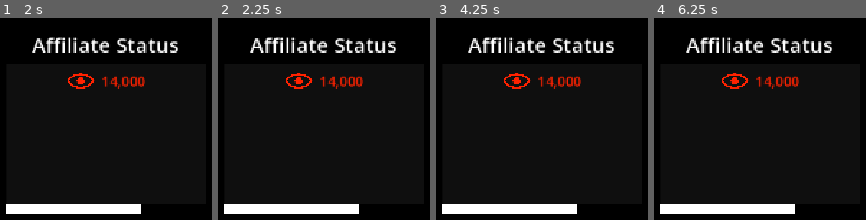
Above: before the commit, frames 1-4 (left to right).
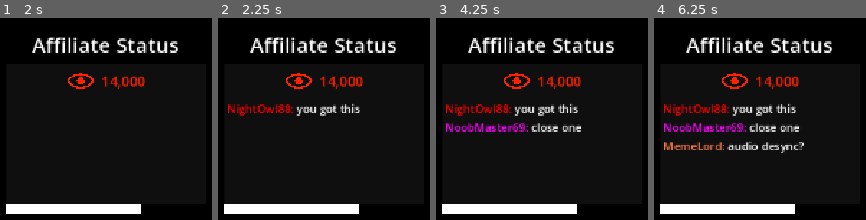
Above: after the commit, the same moments.

Repository: awesomness560/ParryEverything
Game: Godot game, scene res://main.tscn
Two runs of this game, one before a commit and one after it. Both use one fixed random seed, a clock stepped at 60 frames per second and the inputs below. A sky picture missing from this copy of the repository is replaced by a grey-blue gradient.
Inputs (mouse positions are in pixels of both pictures, inside the frame that each line leads up to):
- Up to frame 1 (2 s): tap Enter at 0.5 s; move the mouse to (outside the picture) at 0.52 s; hold Right mouse button (parry_activate) 0.53-1.28 s; hold W (forward) from 0.53 s (still down); tap Space (jump) at 0.77, 1.25, 1.52 s; move the mouse to (outside the picture) at 1.27 s; tap L (taunt) at 1.35 s
- Up to frame 2 (2.25 s): keep holding W (forward); tap Enter at 2 s; move the mouse to (outside the picture) at 2.02 s; hold 1 from 2.03 s (still down)
- Up to frame 3 (4.25 s): keep holding W (forward); tap Space (jump) at 2.75, 3.02, 3.77 s; move the mouse to (outside the picture) at 2.77 s; release 1 at 2.78 s; tap 2 at 2.85 s; tap Enter at 3.5 s; move the mouse to (outside the picture) at 3.52 s; hold 3 from 3.53 s (still down)
- Up to frame 4 (6.25 s): tap Space (jump) at 4.25, 4.52, 6.02 s; move the mouse to (outside the picture) at 4.27 s; release 3 at 4.28 s; tap 4 at 4.35 s; move the mouse to (outside the picture) at 5.02 s; hold Right mouse button (parry_activate) 5.03-5.78 s; move the mouse to (outside the picture) at 5.77 s; release W (forward) at 5.78 s; hold D (right) from 5.78 s (still down); tap L (taunt) at 5.85 s

Frame 1 is identical in both runs. In frame 2, 1.9% of the frame differs, in the area x 4-67%, y 42-49%; in frame 3, 3.7%; in frame 4, 5.0%, in the area x 4-71%, y 42-67%.

Commit message:
Added Message Support

Diff:
--- a/parry-everything-game/Misc/Resources/GroundContact.tres
+++ b/parry-everything-game/Misc/Resources/GroundContact.tres
@@ -8,6 +8,6 @@
 normalParryWindow = 0.2
 name = "Ground Parry"
 normalParryPoints = 50.0
-perfectParryPoints = 500.0
+perfectParryPoints = 250.0
 chatMessageResponses = Array[String](["Did he parry the ground?", "He's got to be cheating", "OMEGALUL"])
 metadata/_custom_type_script = "uid://b6xdr0uvh70xn"
--- a/parry-everything-game/Misc/Resources/Ranks/TRENDING.tres
+++ b/parry-everything-game/Misc/Resources/Ranks/TRENDING.tres
@@ -4,7 +4,7 @@
 
 [resource]
 script = ExtResource("1_emp1g")
-rankName = "TRENDING #1 WORLDWIDE"
+rankName = "TRENDING #1"
 multiplier = 3.0
 pointsRequired = 800.0
 metadata/_custom_type_script = "uid://mgorkvvuaqwb"
--- /dev/null
+++ b/parry-everything-game/Misc/Resources/Ranks/message_bank.gd
@@ -0,0 +1,160 @@
+extends Resource
+class_name MessageBank
+
+var chatUsers : Array[String] = [
+	# The Sweats
+	"xX_DemonSlayer_Xx", "FrameData_Addict", "NoHit_Runner", "Speedrun_Steve",
+	"TryHard_77", "Sweaty_Palms", "GitGud_Scrub", "Meta_Slave", "Tech_Chaser",
+
+	# The Memers
+	"Pog_Champ_2025", "MemeLord_Omega", "Dorito_Dust", "Gamer_Bathwater",
+	"Shrek_Fan_Account", "Despacito_Player", "Keyboard_Warrior", "Lag_Excuse_Official",
+
+	# The Regulars
+	"Coffee_Enjoyer", "NightOwl", "Casual_Dad", "JustHereToWatch", "Lurker_001",
+	"Sub_Since_Day_1", "Mod_Wannabe", "StreamSniper_LUL", "Pizza_Delivery_Guy",
+
+	# The Bots/Suspicious
+	"Twitch_Prime_Loot", "Ad_Bot_9000", "User_8471029", "Russian_Hacker?",
+	"Not_A_Bot_Trust_Me", "FBI_Surveillance_Van", "System_Admin", "Unity_Error_Log",
+
+	# The Lore/Thematic
+	"Physics_Professor", "Issac_Newton_Ghost", "Gravity_Police", "Grim_Reaper_Official",
+	"Sword_Saint", "Parry_God_Disciple", "Reality_Anchor"
+]
+
+# RANK 0: The Warmup / Skeptics / Mundane
+# Use when style is low or combo just started.
+var rank0Messages : Array[String] = [
+	# Bored/Casual
+	"Stream starting?", "hi chat", "First", "Any mods on?", "What game is this?",
+	"brb getting water", "mic check?", "is this a rerun?", "dead chat",
+	"resident sleeper", "audio desync?", "skip intro pls", "controller disconnected?",
+	"just joined what did i miss", "looks easy", "my grandma could do that",
+
+	# Critique
+	"missed a spot", "sloppy inputs", "try parrying earlier", "lag?",
+	"dropped frames", "low bitrate", "focus up", "warmup routine",
+	"stop mashing", "rng carried", "bad rng", "reset run",
+
+	# Encouragement (Mild)
+	"nice try", "almost", "close one", "shake it off", "keep going",
+	"you got this", "focus", "lock in", "waking up?", "okay okay",
+	"not bad", "decent start", "warming up the hands"
+]
+
+# RANK 1: The Build Up / Competence
+# Use when the player hits a small streak.
+var rank1Messages : Array[String] = [
+	# Approval
+	"There we go", "Getting cleaner", "Nice read", "Good reaction",
+	"Solid", "Crispy inputs", "Okay I see you", "Respect",
+	"Not bad kid", "Better than my teammates", "Smooth", "Clean",
+	"Looking sharp", "Gamer posture engaged", "He's focusing",
+	"No hit run?", "Momentum building", "Nice parry", "Good tech",
+
+	# Observation
+	"That was intentional", "Calculated", "Planned it", "Read like a book",
+	"Download complete", "Pattern recognition", "Rhythm game?",
+	"Flow state initiating", "Inputs looking good", "0 delay",
+	"Monitor turned on", "Gaming chair activated", "Sweat mode on",
+
+	# Hype (Low)
+	"lets go", "pog?", "nice one", "caught that", "wp", "GG",
+	"clutch potential", "breathing room", "clean execution"
+]
+
+# RANK 2: The Hype / The "Pop Off"
+# Use for Perfect Parries or long combos.
+var rank2Messages : Array[String] = [
+	# Excitement
+	"POGGERS", "LETS GOOOOO", "YOOOOOO", "SHEEEESH", "W STREAM",
+	"HYPERS", "POGCHAMP", "CLIPPED", "CLIP THAT", "MOM GET THE CAMERA",
+	"INSANE", "SICK", "NASTY", "FILTHY", "DISGUSTING (compliment)",
+
+	# Praise
+	"Built different", "Cracked", "Goated", "Actually good?",
+	"Check him PC", "Aimbot for swords", "Wallhacks?", "Scripted??",
+	"Paid actor", "He don't miss", "Pixel perfect", "Frame perfect",
+	"Hitbox porn", "Satisfying", "ASMR for my eyes",
+
+	# Aggressive
+	"SIT DOWN", "GET REKT", "ROLLED", "SMOKED", "DIFFED",
+	"DELETED", "RETURN TO SENDER", "NO U", "ACCESS DENIED",
+	"GET OUT OF HERE", "NOT IN MY HOUSE", "EZ CLAP"
+]
+
+# RANK 3: The Absurd / Breaking Logic
+# Use when parrying heavy attacks or huge groups.
+var rank3Messages : Array[String] = [
+	# Disbelief
+	"WHAT???", "HOW????", "EXCUSE ME??", "HUH??", "WAIT WHAT",
+	"NO WAY", "IMPOSSIBLE", "UNREAL", "I WAS THERE", "WITNESS",
+	"MY EYES", "AM I DREAMING?", "GLITCH IN THE MATRIX",
+	"BROKE THE GAME", "DEV PLS EXPLAIN", "ADMINS???",
+
+	# Accusations
+	"HACKS CONFIRMED", "VAC BAN", "TAS BOT", "NOT HUMAN",
+	"ALIEN REFLEXES", "FUTURE SIGHT", "HE CAN SEE TIME",
+	"READING THE CODE", "INPUT READING", "LAG SWITCH??",
+
+	# Screaming
+	"OMGGGGGG", "WTF WTF WTF", "HOLY MOLY", "JESUS CHRIST",
+	"GOD GAMER", "ACTUALLY GOD", "PROTOCOL OMEGA",
+	"MAXIMUM OVERDRIVE", "LIMIT BREAK", "ULTRA INSTINCT",
+	"HE IS HIM", "THE CHOSEN ONE", "MAIN CHARACTER"
+]
+
+# RANK 4: The Ascended / Cosmic Horror
+# Use for "Parrying The Ground", "Parrying Death", or Max Style.
+var rank4Messages : Array[String] = [
+	# Reality Breaking
+	"REALITY.EXE STOPPED WORKING", "PHYSICS NOT FOUND", "ERROR 404: LOGIC",
+	"NEWTON IS CRYING", "LAWS OF PHYSICS: OPTIONAL", "GRAVITY DENIED",
+	"ENTROPY REVERSED", "TIME PARADOX DETECTED", "UNIVERSAL CONSTANT DELETED",
+	"MATH IS WRONG", "SCIENCE CANNOT EXPLAIN THIS", "1+1=3",
+
+	# Worship
+	"I KNEEL", "🛐🛐🛐", "ALL HAIL", "OUR GOD", "PREACH",
+	"THE PROPHET", "ASCENDED", "BEYOND GODLIKE", "ENTITY DETECTED",
+	"WORSHIP HIM", "SACRIFICE ME", "TAKE MY ENERGY", "SPIRIT BOMB READY",
+
+	# System Errors (Glitches)
+	"SYSTEM FAILURE", "CRITICAL ERROR", "BUFFER OVERFLOW",
+	"01001000 01000101 01001100 01010000", "NULL REFERENCE EXCEPTION",
+	"KILL_PROCESS: DEATH", "OVERRIDE_AUTHORITY: TRUE", "SUDO PARRY",
+
+	# Pure Gibberish/Chaos
+	"LITERALLY UNKILLABLE", "IMAGINE DYING LOL", "DEATH IS A CHOICE",
+	"KEYBOARD SMASH", "FDJKSL;A FJKDSL;A", "AAAAAAAAAAAAAAAAA",
+	"MY BRAIN IS MELTING", "SEND HELP", "MOM I'M SCARED",
+	"HE JUST PARRIED THE END CREDITS", "HE PARRIED THE CONCEPT OF LOSING"
+]
+
+# CONTEXT SPECIFIC: Checks against the parry tag
+var contextMessages : Dictionary = {
+	# If parrying floor/fall damage
+	"Ground": [
+		"Did he just parry the FLOOR?", "Earth.exe stopped working",
+		"Screw Gravity", "Newton rolling in his grave",
+		"Ground collision: OFF", "Walking is for losers",
+		"He hates the floor", "The floor is lava? No, the floor is PARRIED."
+	],
+	# If parrying a fatal hit/death trigger
+	"Death": [
+		"NOT TODAY SATAN", "Refused to die", "Grim Reaper got parried",
+		"Immortality glitch", "Plot Armor: 100%", "Denied death",
+		"Too angry to die", "Life subscription renewed"
+	],
+	# If parrying fire/lava
+	"Fire": [
+		"Spicy!!", "Toasty!", "Hot hot hot", "Thermodynamics? No.",
+		"Fireproof hands", "Cooler than cool", "Ouch?"
+	],
+	# If parrying a massive boss nuke
+	"Nuke": [
+		"Return to sender", "Uno Reverse Card", "No u",
+		"Parried a hydrogen bomb???", "That's a war crime",
+		"Eat that", "Parry > Explosion"
+	]
+}
--- a/parry-everything-game/Player/UI/SubathonMeter/subathon_style_meter.gd
+++ b/parry-everything-game/Player/UI/SubathonMeter/subathon_style_meter.gd
@@ -18,18 +18,50 @@
 @export var viewersLabel : Label
 @export var chatManager : ChatManager
 
+@export_group("Chat Settings")
+@export var chatTimer : Timer
+@export var rank0ChatInterval : float = 5.0  # Slowest chat rate
+@export var rank1ChatInterval : float = 4.0
+@export var rank2ChatInterval : float = 3.0
+@export var rank3ChatInterval : float = 2.0
+@export var rank4ChatInterval : float = 1.0  # Fastest chat rate
+
 var currentScore : float = 0.0
 var currentRankIndex : int = 0
 var progressBarMaterial : ShaderMaterial
 var progressTween : Tween
 var rankUpTween : Tween
+var messageBank : MessageBank
+
+# Chat system variables
+var chatUsers : Array[String] = [
+	"xXDarkSlayer99Xx",
+	"PogChampion",
+	"NoobMaster69",
+	"TwitchTV_Bot",
+	"SneakyNinja",
+	"EpicGamer420",
+	"MemeLord",
+	"ProPlayer_TTV",
+	"CoffeeAddict",
+	"NightOwl88"
+]
 
 func _ready() -> void:
 	SignalBus.successfullParry.connect(onSuccessfullParry)
+
+	# Instantiate message bank
+	messageBank = MessageBank.new()
 
 	# Store reference to the shader material
 	if hypeTrainProgressBar and hypeTrainProgressBar.material:
 		progressBarMaterial = hypeTrainProgressBar.material as ShaderMaterial
+
+	# Configure chat timer
+	if chatTimer:
+		chatTimer.wait_time = rank0ChatInterval
+		chatTimer.timeout.connect(sendRandomChatMessage)
+		chatTimer.start()
 
 	# Apply initial rank effects
 	applyRank0Effects()
@@ -149,9 +181,6 @@
 	rankUpTween.chain()
 	rankUpTween.tween_property(hypeTrainControl, "modulate", originalModulate, 0.3)
 	rankUpTween.tween_property(hypeTrainControl, "scale", originalScale, 0.3).set_ease(Tween.EASE_OUT).set_trans(Tween.TRANS_QUAD)
-
-	#Play sound
-	rankUpSoundEffect.play()
 
 	# Set the new gradient immediately (not tweened, as gradient resources can't be interpolated)
 	var newGradient : GradientTexture1D = getGradientForRank(currentRankIndex)
@@ -177,9 +206,35 @@
 	# Reset any visual effects, sounds, etc. to default state
 	pass
 
+## Updates the chat timer interval based on current rank
+func updateChatInterval() -> void:
+	if not chatTimer:
+		return
+
+	var newInterval : float
+
+	match currentRankIndex:
+		0:
+			newInterval = rank0ChatInterval
+		1:
+			newInterval = rank1ChatInterval
+		2:
+			newInterval = rank2ChatInterval
+		3:
+			newInterval = rank3ChatInterval
+		4:
+			newInterval = rank4ChatInterval
+		_:
+			newInterval = rank0ChatInterval
+
+	chatTimer.wait_time = newInterval
+	# Restart timer with new interval
+	chatTimer.start()
+
 ## Rank 0 effects (first/lowest rank)
 func applyRank0Effects() -> void:
 	resetEffectsToDefault()
+	updateChatInterval()
 	# Change gradient to rank 0 gradient
 	if progressBarMaterial and rank0Gradient:
 		progressBarMaterial.set_shader_parameter("gradient_texture", rank0Gradient)
@@ -187,6 +242,7 @@
 ## Rank 1 effects (second rank)
 func applyRank1Effects() -> void:
 	resetEffectsToDefault()
+	updateChatInterval()
 	# Change gradient to rank 1 gradient
 	if progressBarMaterial and rank1Gradient:
 		progressBarMaterial.set_shader_parameter("gradient_texture", rank1Gradient)
@@ -194,6 +250,7 @@
 ## Rank 2 effects (third rank)
 func applyRank2Effects() -> void:
 	resetEffectsToDefault()
+	updateChatInterval()
 	# Change gradient to rank 2 gradient
 	if progressBarMaterial and rank2Gradient:
 		progressBarMaterial.set_shader_parameter("gradient_texture", rank2Gradient)
@@ -201,12 +258,51 @@
 ## Rank 3 effects (fourth rank)
 func applyRank3Effects() -> void:
 	resetEffectsToDefault()
+	updateChatInterval()
 	# Add any additional effects for rank 3 here
 	pass
 
 ## Rank 4 effects (fifth/max rank)
 func applyRank4Effects() -> void:
 	resetEffectsToDefault()
+	updateChatInterval()
 	# Change gradient to rank 4 gradient (max rank)
 	if progressBarMaterial and rank4Gradient:
 		progressBarMaterial.set_shader_parameter("gradient_texture", rank4Gradient)
+
+## Sends a random chat message based on current rank tier
+func sendRandomChatMessage() -> void:
+	if not chatManager:
+		return
+
+	# Get available messages based on current rank (unlocks cumulative messages)
+	var availableMessages : Array[String] = getMessagesForCurrentRank()
+
+	if availableMessages.is_empty():
+		return
+
+	# Pick random user and message
+	var randomUser : String = chatUsers[randi() % chatUsers.size()]
+	var randomMessage : String = availableMessages[randi() % availableMessages.size()]
+
+	# Send the message
+	chatManager.addMessage(randomUser, randomMessage)
+
+## Returns messages for the current rank tier only (not cumulative)
+func getMessagesForCurrentRank() -> Array[String]:
+	if not messageBank:
+		return []
+
+	match currentRankIndex:
+		0:
+			return messageBank.rank0Messages
+		1:
+			return messageBank.rank1Messages
+		2:
+			return messageBank.rank2Messages
+		3:
+			return messageBank.rank3Messages
+		4:
+			return messageBank.rank4Messages
+		_:
+			return []
--- a/parry-everything-game/Player/UI/SubathonMeter/subathon_style_meter.tscn
+++ b/parry-everything-game/Player/UI/SubathonMeter/subathon_style_meter.tscn
@@ -65,7 +65,7 @@
 [sub_resource type="StyleBoxFlat" id="StyleBoxFlat_emlpu"]
 bg_color = Color(1, 1, 1, 1)
 
-[node name="SubathonStyleMeter" type="PanelContainer" unique_id=1089802705 node_paths=PackedStringArray("rankUpSoundEffect", "hypeTrainText", "hypeTrainProgressBar", "hypeTrainControl", "eyeIcon", "viewersLabel", "chatManager")]
+[node name="SubathonStyleMeter" type="PanelContainer" unique_id=1089802705 node_paths=PackedStringArray("rankUpSoundEffect", "hypeTrainText", "hypeTrainProgressBar", "hypeTrainControl", "eyeIcon", "viewersLabel", "chatManager", "chatTimer")]
 offset_right = 312.0
 offset_bottom = 383.0
 script = ExtResource("1_f2gss")
@@ -81,6 +81,12 @@
 eyeIcon = NodePath("VBoxContainer/LiveCountContainer/EyeIcon")
 viewersLabel = NodePath("VBoxContainer/LiveCountContainer/ViewersLabel")
 chatManager = NodePath("VBoxContainer/ChatMarginContainer/ChatManager")
+chatTimer = NodePath("ChatTimer")
+rank0ChatInterval = 2.0
+rank1ChatInterval = 1.5
+rank2ChatInterval = 0.5
+rank3ChatInterval = 0.3
+rank4ChatInterval = 0.2
 
 [node name="Control" type="Control" parent="." unique_id=1375974037]
 visible = false
@@ -200,3 +206,5 @@
 
 [node name="RankUpSoundEffect" type="AudioStreamPlayer" parent="." unique_id=1845384286]
 stream = ExtResource("11_7m5oa")
+
+[node name="ChatTimer" type="Timer" parent="." unique_id=1002520241]
Not shown, added: parry-everything-game/Misc/Resources/Ranks/message_bank.gd.uid
